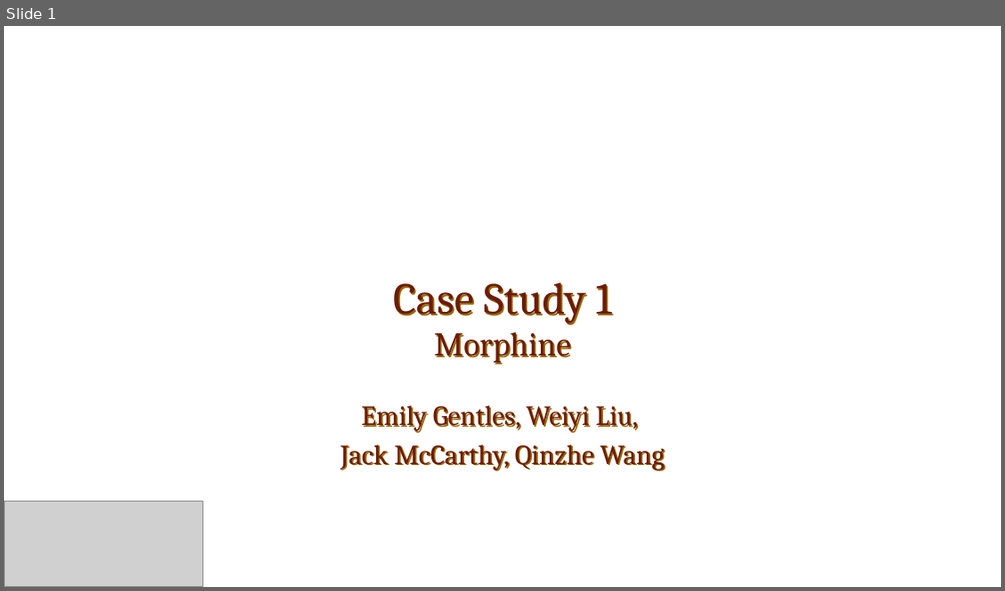
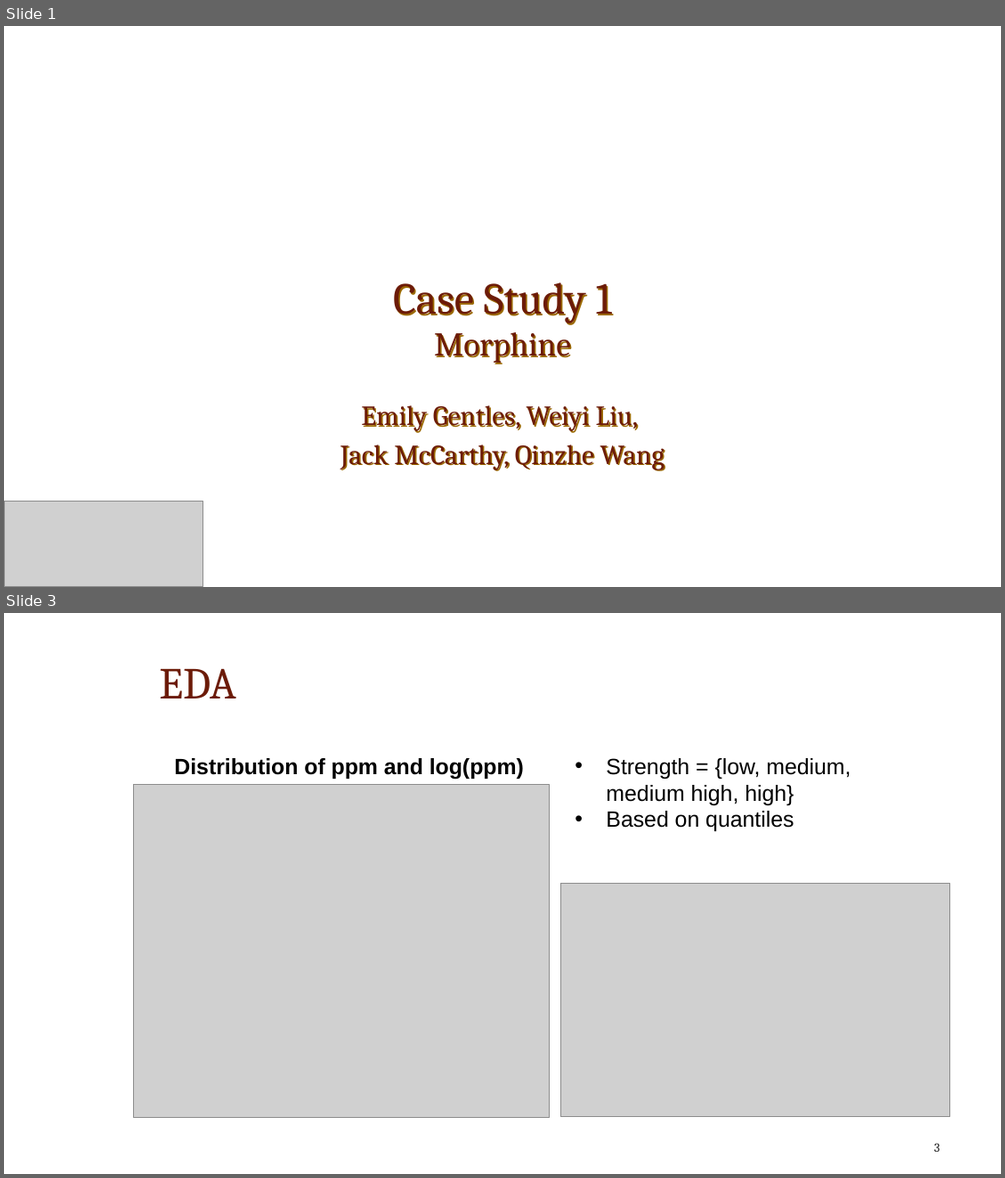
Before and after one commit to jwmccarthy11/STA610-CS1, a slide deck: Case Study Presentation.pptx. Shown one above the other, each under a label of ours: slide 1 before the commit, slides 1 and 3 after it; the slides between them are not shown. The pictures are 1005x591 and 1005x1178 pixels, drawn with LibreOffice and Linux fonts; fonts in the diff are those of the drawing; grey boxes stand for pictures; background and template pictures are left out. Boxes give left, top, right and bottom in pixels: in the first picture for what was removed or moved away, otherwise in the second. Text is boxed around its words. In the diff, an @@ line names an element or a change of style, - is before the commit and + after.

```diff
--- a/Case Study Presentation.pptx
+++ b/Case Study Presentation.pptx
@@ slide 3 added at (4,613,1001,1174), background picture (left out) @@
@@ title added at (159,668,236,698), 32 pt, text #6C1B08 @@
+EDA
@@ text added at (174,758,524,779), 16 pt, text #000000, bold @@
+Distribution of ppm and log(ppm)
@@ text added at (606,758,850,831), 16 pt, text #000000 @@
+• Strength = {low, medium, medium high, high}
+• Based on quantiles
@@ picture added at (134,785,550,1118) @@
@@ picture added at (561,884,950,1117) @@
@@ page number added at (934,1143,939,1151), 9 pt, text #1C1C1C @@
+3
```
Also in this commit, not shown: 2 slides changed, 1 other slide added.
